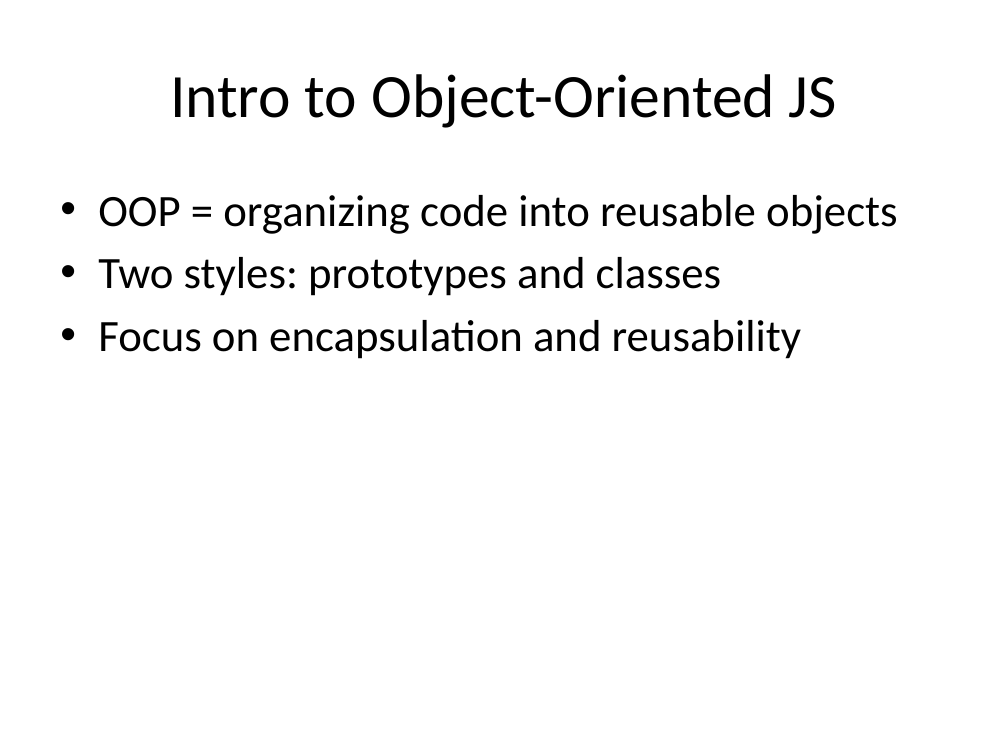
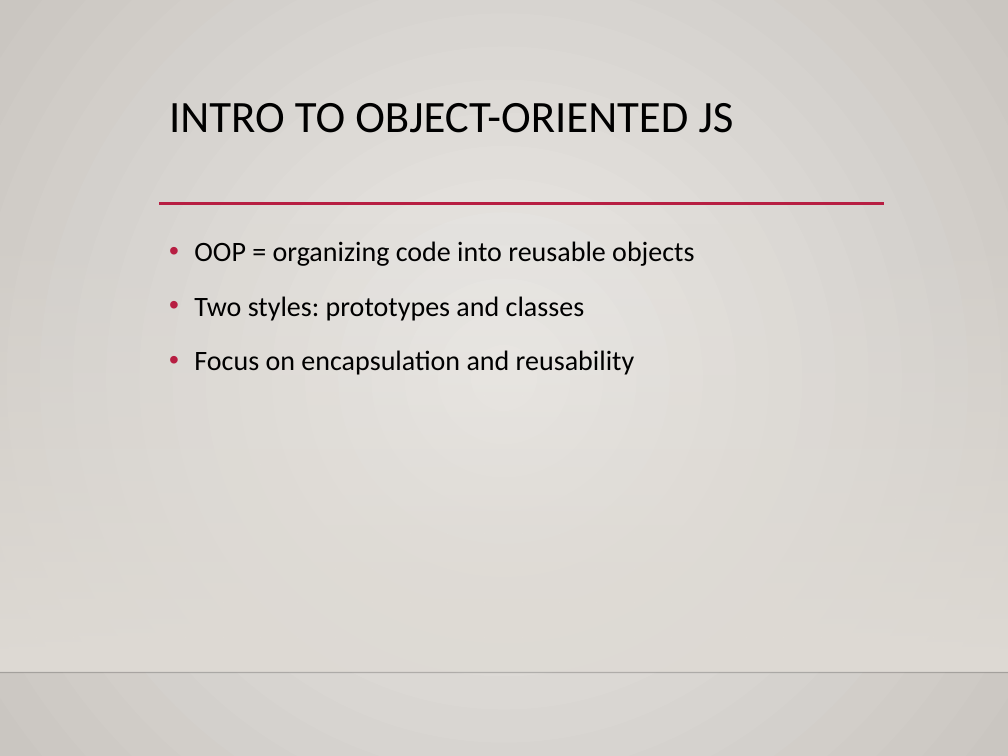
Before and after one commit to dtarvin/JavaScript-Class, a slide deck: slide 12 of slides for class/JS_Week4_Slides.pptx. Drawn at 1008x756 pixels with LibreOffice and Linux fonts; fonts in the diff are those of the drawing; background and template pictures are left out. Boxes give left, top, right and bottom in pixels: in the first picture for what was removed or moved away, otherwise in the second. Text is boxed around its words. In the diff, an @@ line names an element or a change of style, - is before the commit and + after.

Commit message:
formatting slides and editing slides

```diff
--- a/slides for class/JS_Week4_Slides.pptx
+++ b/slides for class/JS_Week4_Slides.pptx
@@ background #FFFFFF to gradient #ECEAE7 to #CAC7C1 @@
@@ title "INTRO TO OBJECT-ORIENTED JS" at box(169, 103, 734, 133): vertical alignment middle to top @@
@@ title at box(169, 103, 734, 133): text changed; size 44 to 32 pt @@
-Intro to Object-Oriented JS
+INTRO TO OBJECT-ORIENTED JS
@@ line added from (159, 204) to (884, 204), #B71E42 2.5 pt @@
@@ rectangle added at box(0, 222, 1008, 671), fill gradient #DFDBD5 @@
@@ text "OOP = organizing code into ...": place and size @@
-text "OOP = organizing code into ..." at box(98, 195, 898, 359)
+text "OOP = organizing code into ..." at box(194, 241, 694, 375)
@@ text "OOP = organizing code into ..." at box(194, 241, 694, 375): size 32 to 20 pt; indent changed; line spacing 1 to 1.2; more space between paragraphs @@
@@ line added from (0, 672) to (1008, 672), #000001 1 pt @@
```
Also in this commit, not shown: 18 other slides changed, 28 other files.
